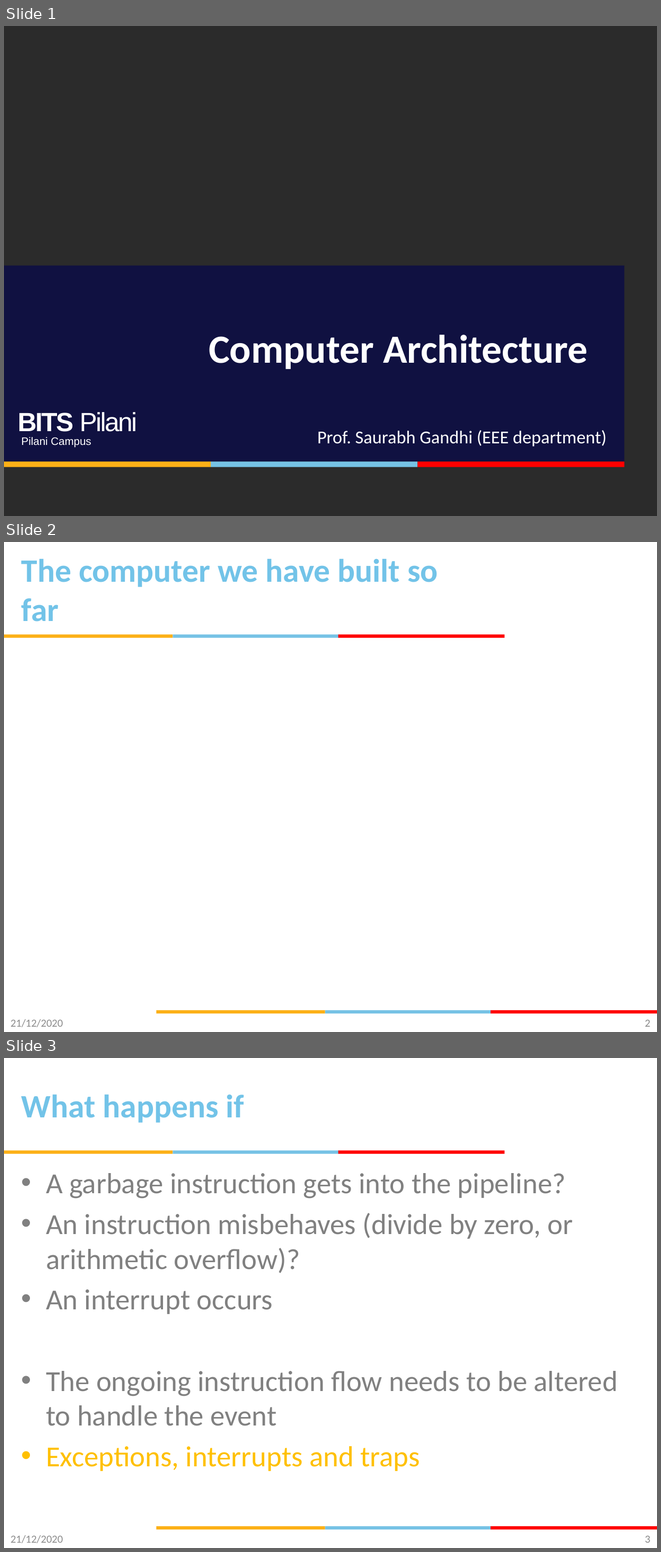
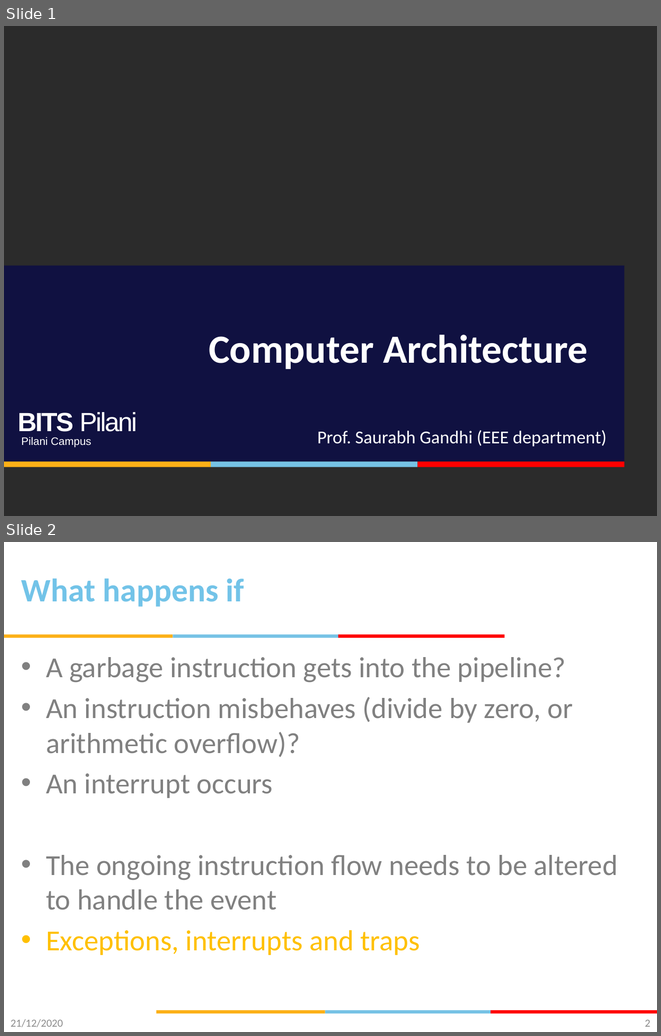
Before and after one commit to gsaurabhr-teaching/csf342-material, a slide deck: Lec-22-23-microarchitecture-wrap-up.pptx. Shown one above the other, each under a label of ours: slides 1, 2 and 3 before the commit, slides 1 and 2 after it. The pictures are 661x1552 and 661x1036 pixels, drawn with LibreOffice and Linux fonts; fonts in the diff are those of the drawing; background and template pictures are left out; a plain dark background stands for a picture behind light text. Boxes give left, top, right and bottom in pixels: in the first picture for what was removed or moved away, otherwise in the second. Text is boxed around its words. In the diff, an @@ line names an element or a change of style, - is before the commit and + after.

```diff
--- a/Lec-22-23-microarchitecture-wrap-up.pptx
+++ b/Lec-22-23-microarchitecture-wrap-up.pptx
@@ slide 2 removed at (4, 542, 657, 1032), background #FFFFFF; not listed: 6 template elements that a slide beside it also shows @@
@@ title removed at (21, 559, 438, 622) @@
-The computer we have built so far
@@ text removed at (10, 1019, 63, 1027) @@
-21/12/2020
@@ page number removed at (645, 1020, 650, 1026) @@
-2
@@ what was slide 3 is now slide 2 @@
@@ page number at (645, 1020, 650, 1026): text changed @@
-3
+2
```
Also in this commit, not shown: 7 slides added, 1 other slide removed.
